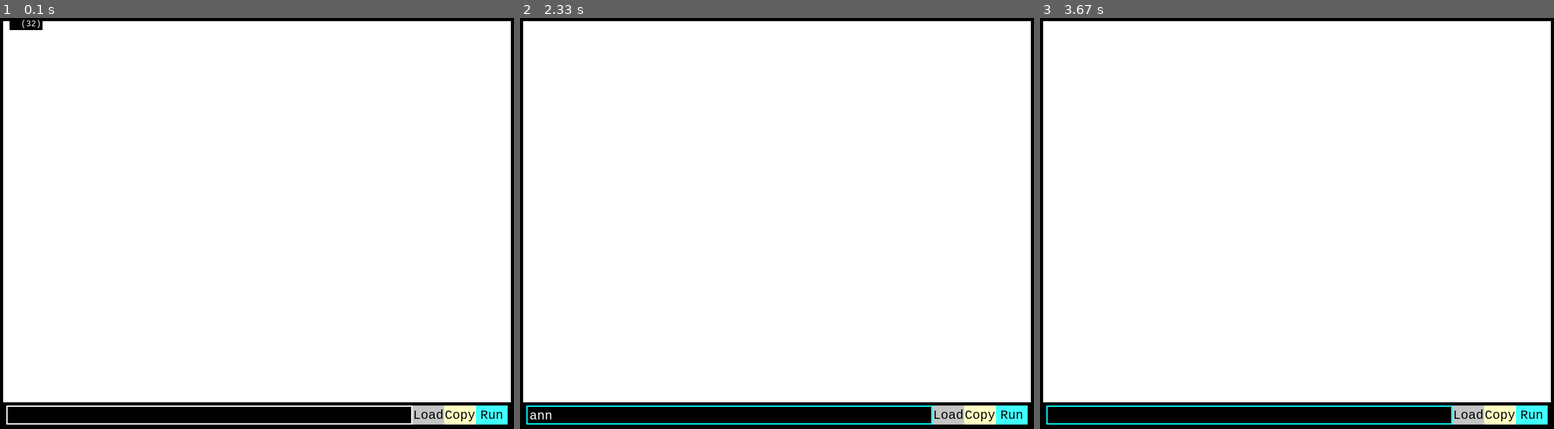
Above: before the commit, frames 1-3 (left to right).
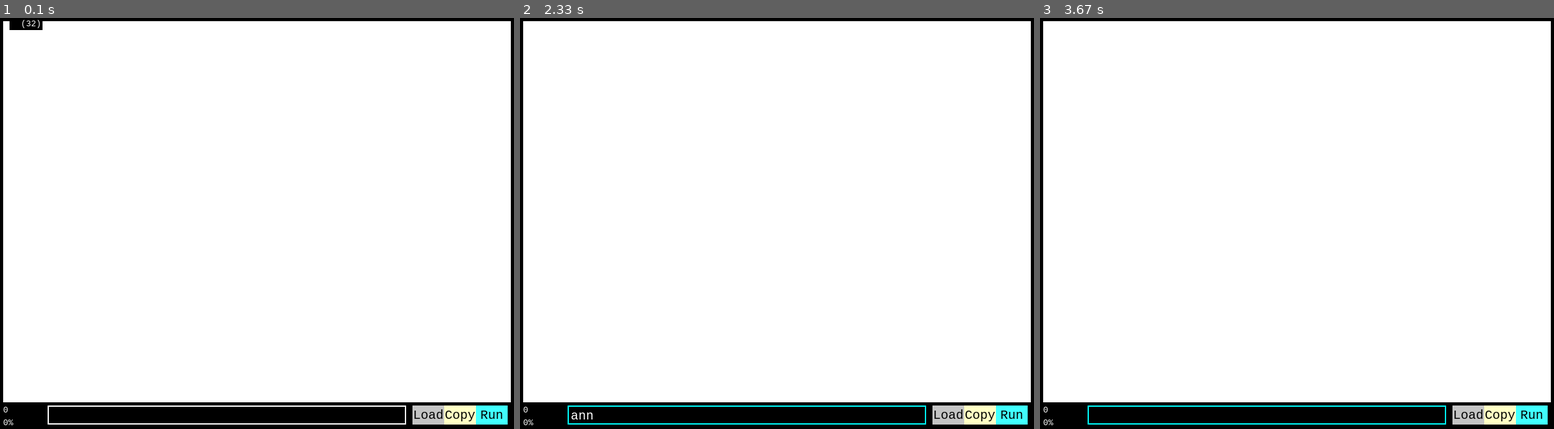
Above: after the commit, the same moments.

Repository: alexcercos/visualCGFunge
Game: pygame game, started from visual_table.py
Two runs of this game, one before a commit and one after it. Both use one fixed random seed, a clock stepped at 60 frames per second and the inputs below.
Inputs (mouse positions are in pixels of both pictures, inside the frame that each line leads up to):
- Up to frame 1 (0.1 s): no input
- Up to frame 2 (2.33 s): hold Right 0.33-0.8 s; tap 1 at 0.88 s; click (746, 416) at 1.82 s; type "ann" at 2.1 s
- Up to frame 3 (3.67 s): tap Enter at 2.43, 2.65 s

The runs differ from the first frame. In frame 1, 0.1% of the frame differs, in the area x 0-81%, y 94-100%; in frame 2, 0.2%; in frame 3, 0.1%.

Commit message:
Display score

Diff:
--- a/visual_table.py
+++ b/visual_table.py
@@ -14,6 +14,7 @@
         self.INPUT_HEIGHT = 40
         self.BUTTON_WIDTH = 50
         self.BUTTON_HEIGHT = 30
+        self.SCORE_WIDTH = 75
         self.MARGIN = 5
 
         self.screen = pygame.display.set_mode((self.MARGIN*2+TABLE_MAX_WIDTH * self.cell_size, self.MARGIN*2+TABLE_MAX_HEIGHT * self.cell_size + self.INPUT_HEIGHT), pygame.RESIZABLE)
@@ -26,6 +27,7 @@
         self.font = pygame.font.SysFont("Arial", self.cell_size-2)
         self.input_font = pygame.font.SysFont("Consolas", 22)
         self.tooltip_font = pygame.font.SysFont("Consolas", 15)
+        self.score_font = pygame.font.SysFont("Consolas", 15)
 
         self.cgfunge = CGFungeTable()
 
@@ -47,6 +49,9 @@
         self.undo_index = 0
         self.undo_bottom = 0
         self.undo_top = 0
+
+        self.score = 0
+        self.valid_pct = 0
 
     def get_table_string(self):
         return "\n".join(["".join(r).rstrip() for r in self.cgfunge.table]).rstrip()
@@ -141,10 +146,15 @@
         self.cgfunge.reset_heatmap()
         self.cgfunge.reset_annotations()
 
-        total = 0
+        self.score = 0
+        self.valid_pct = 0
         for n,r in validators:
-            total+= self.cgfunge.simulate(n,r)
-        print(total)
+            res = self.cgfunge.simulate(n,r)
+            if res>0:
+                self.score+=res
+                self.valid_pct+=1
+
+        self.render_score()
         self.redraw = True
 
     def draw_cell(self, row, col):
@@ -162,7 +172,7 @@
 
     def render_input(self):
 
-        self.input_box = pygame.Rect(10, TABLE_MAX_HEIGHT * self.cell_size + self.MARGIN*2, self.screen.get_width() - self.BUTTON_WIDTH*3 - 20, self.BUTTON_HEIGHT)
+        self.input_box = pygame.Rect(self.SCORE_WIDTH, TABLE_MAX_HEIGHT * self.cell_size + self.MARGIN*2, self.screen.get_width() - self.BUTTON_WIDTH*3 - 20 - self.SCORE_WIDTH, self.BUTTON_HEIGHT)
 
         pygame.draw.rect(self.screen, (0, 0, 0), self.input_box)
         # Draw the input box border
@@ -172,6 +182,24 @@
         # Draw the updated text in the input box
         inp_rect = text_surface.get_rect(topleft=(self.input_box.x + 5, self.input_box.y + 5))
         self.screen.blit(text_surface, inp_rect)
+
+        self.render_score()
+
+    def render_score(self):
+        score_box = pygame.Rect(0,TABLE_MAX_HEIGHT * self.cell_size + self.MARGIN*2, self.SCORE_WIDTH, self.INPUT_HEIGHT)
+
+        pygame.draw.rect(self.screen, (0, 0, 0), score_box)
+
+        #write
+        sc_surface = self.score_font.render(str(self.score), True, (255, 255, 255))
+        sc_rect = sc_surface.get_rect(topleft=(score_box.x+5, score_box.y))
+        self.screen.blit(sc_surface, sc_rect)
+
+        pct_surface = self.score_font.render(f"{self.valid_pct}%", True, (255, 255, 255))
+        pct_rect = pct_surface.get_rect(topleft=(score_box.x+5, score_box.y+self.INPUT_HEIGHT//2))
+        self.screen.blit(pct_surface, pct_rect)
+
+
 
     def redraw_complete(self):
         if not self.redraw: return
